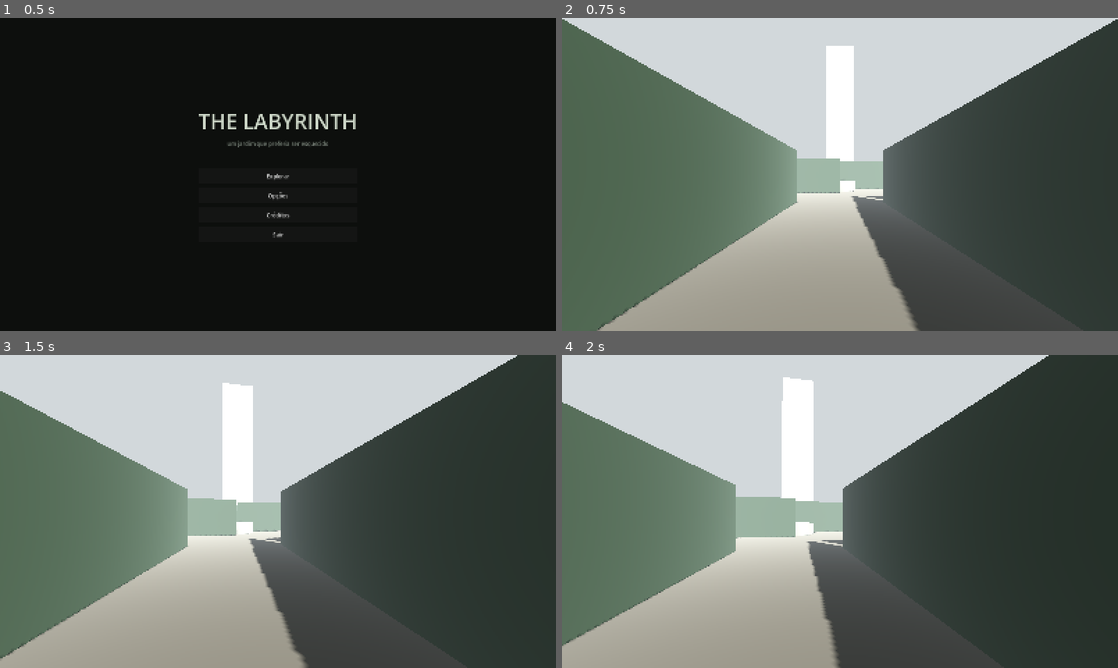
Above: before the commit, frames 1-4 (two rows, left to right).
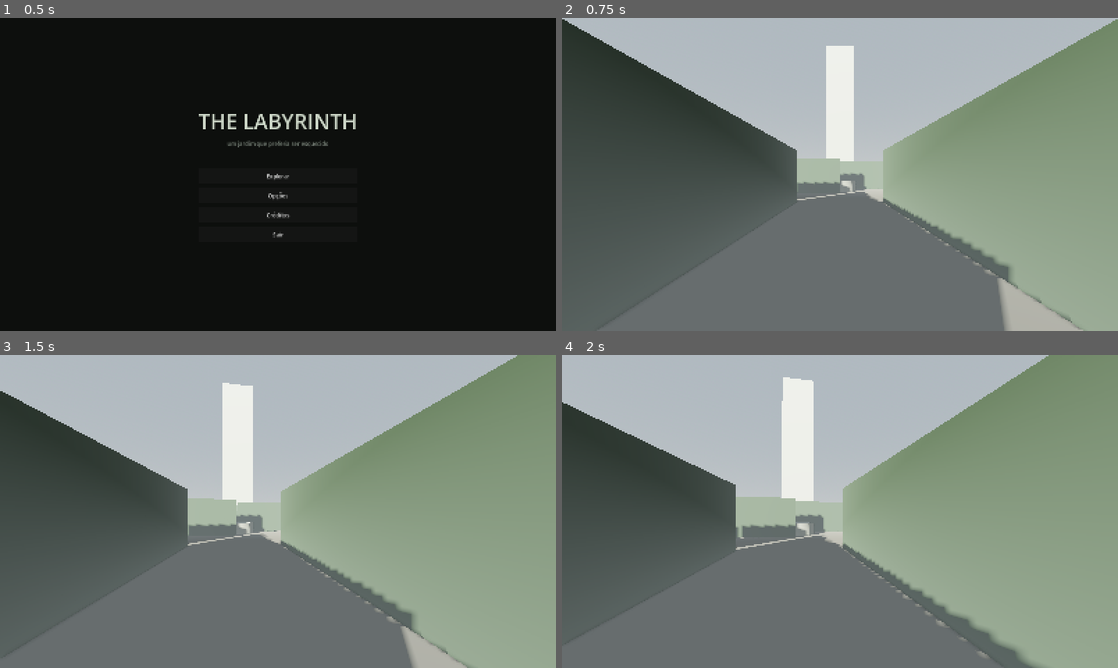
Above: after the commit, the same moments.

Repository: klauschatrny/dnd
Game: Godot game, scene res://cenas/interface/menu_inicial.tscn
Two runs of this game, one before a commit and one after it. Both use one fixed random seed, a clock stepped at 60 frames per second and the inputs below.
Inputs (mouse positions are in pixels of both pictures, inside the frame that each line leads up to):
- Up to frame 1 (0.5 s): no input
- Up to frame 2 (0.75 s): click "Explorar" at 0.5 s
- Up to frame 3 (1.5 s): tap Enter at 1.25 s; move the mouse to (305, 511) at 1.27 s; hold W (mover_frente) from 1.28 s (still down); tap E (interagir) at 1.35 s
- Up to frame 4 (2 s): keep holding W (mover_frente)

Frame 1 is identical in both runs. In frame 2, 86% of the frame differs, in the area x 0-100%, y 0-100%; in frame 3, 91%; in frame 4, 92%.

Commit message:
Polimento de atmosfera do graybox (GDD §18–19)
Céu procedural de fim de tarde nublado (background Sky) com ambiente
vindo do céu; neblina discreta com névoa baixa entre as sebes e névoa
volumétrica sutil (landmark da Torre segue visível de longe); SSAO para
contato/profundidade; leve dessaturação e contraste. Sol baixo, sombras
longas e macias, tom levemente quente. Materiais reancorados na paleta
do GDD (verde de sebe mais dessaturado, chão de pedra envelhecido,
pedra dos marcos com toque de musgo).

Conferido headless (import + execução sem erros) e por screenshot.

Co-Authored-By: Claude Opus 4.8 <noreply@anthropic.com>

Diff:
--- a/assets/materiais/pedra.tres
+++ b/assets/materiais/pedra.tres
@@ -2,6 +2,6 @@
 
 [resource]
 resource_name = "Pedra"
-albedo_color = Color(0.55, 0.54, 0.5, 1)
+albedo_color = Color(0.5, 0.51, 0.47, 1)
 metallic = 0.0
-roughness = 0.9
+roughness = 0.92
--- a/assets/materiais/pedra_chao.tres
+++ b/assets/materiais/pedra_chao.tres
@@ -2,6 +2,6 @@
 
 [resource]
 resource_name = "PedraChao"
-albedo_color = Color(0.42, 0.4, 0.36, 1)
+albedo_color = Color(0.35, 0.34, 0.3, 1)
 metallic = 0.0
 roughness = 1.0
--- a/assets/materiais/sebe.tres
+++ b/assets/materiais/sebe.tres
@@ -2,6 +2,6 @@
 
 [resource]
 resource_name = "Sebe"
-albedo_color = Color(0.26, 0.33, 0.24, 1)
+albedo_color = Color(0.22, 0.29, 0.2, 1)
 metallic = 0.0
-roughness = 0.95
+roughness = 0.97
--- a/cenas/mundo/labirinto_teste.tscn
+++ b/cenas/mundo/labirinto_teste.tscn
@@ -6,16 +6,47 @@
 [ext_resource type="PackedScene" path="res://cenas/jogador/jogador.tscn" id="4_jogador"]
 [ext_resource type="PackedScene" path="res://cenas/interface/menu_pausa.tscn" id="5_pausa"]
 
+[sub_resource type="ProceduralSkyMaterial" id="CeuMat_1"]
+sky_top_color = Color(0.55, 0.6, 0.64, 1)
+sky_horizon_color = Color(0.71, 0.72, 0.71, 1)
+sky_curve = 0.14
+sky_energy_multiplier = 0.9
+ground_horizon_color = Color(0.58, 0.58, 0.55, 1)
+ground_bottom_color = Color(0.36, 0.37, 0.35, 1)
+ground_curve = 0.2
+sun_angle_max = 40.0
+sun_curve = 0.08
+energy_multiplier = 0.9
+
+[sub_resource type="Sky" id="Ceu_1"]
+sky_material = SubResource("CeuMat_1")
+
 [sub_resource type="Environment" id="Ambiente_1"]
-background_mode = 1
-background_color = Color(0.62, 0.66, 0.68, 1)
-ambient_light_source = 2
-ambient_light_color = Color(0.6, 0.63, 0.65, 1)
-ambient_light_energy = 0.6
+background_mode = 2
+sky = SubResource("Ceu_1")
+ambient_light_source = 3
+ambient_light_energy = 0.55
 tonemap_mode = 3
+tonemap_exposure = 1.0
+ssao_enabled = true
+ssao_radius = 1.2
+ssao_intensity = 1.6
 fog_enabled = true
 fog_light_color = Color(0.66, 0.69, 0.71, 1)
-fog_density = 0.02
+fog_sun_scatter = 0.1
+fog_density = 0.014
+fog_aerial_perspective = 0.4
+fog_sky_affect = 0.5
+fog_height = 4.0
+fog_height_density = 0.05
+volumetric_fog_enabled = true
+volumetric_fog_density = 0.02
+volumetric_fog_albedo = Color(0.82, 0.85, 0.86, 1)
+volumetric_fog_length = 80.0
+volumetric_fog_ambient_inject = 0.4
+adjustment_enabled = true
+adjustment_contrast = 1.05
+adjustment_saturation = 0.9
 
 [sub_resource type="BoxMesh" id="Chao_malha"]
 size = Vector3(140, 2, 140)
@@ -29,9 +60,13 @@
 environment = SubResource("Ambiente_1")
 
 [node name="Sol" type="DirectionalLight3D" parent="."]
-transform = Transform3D(0.866, -0.3215, 0.383, 0, 0.766, 0.643, -0.5, -0.5568, 0.6634, 0, 0, 0)
-light_energy = 0.9
+transform = Transform3D(0.8192, 0.1772, -0.5456, 0, 0.9511, 0.309, 0.5736, -0.2531, 0.7791, 0, 0, 0)
+light_color = Color(0.99, 0.94, 0.86, 1)
+light_energy = 0.75
+light_angular_distance = 1.5
 shadow_enabled = true
+shadow_blur = 1.5
+directional_shadow_max_distance = 120.0
 
 [node name="Chao" type="StaticBody3D" parent="."]
 
Not shown: 1 places in cenas/mundo/labirinto_teste.tscn that only renumber resources
